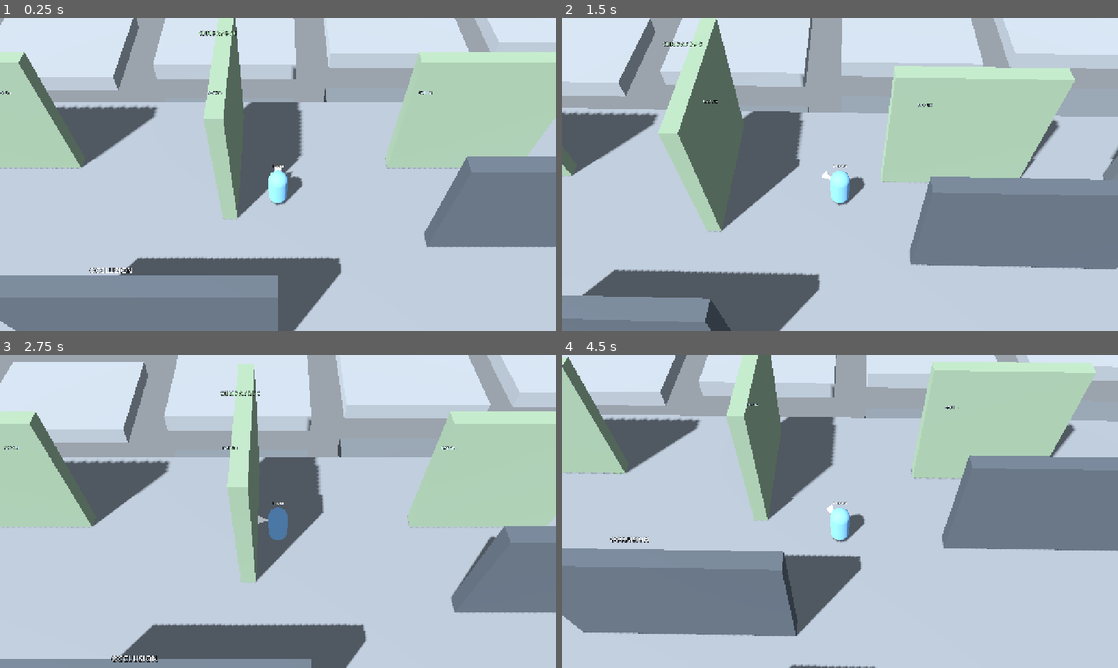
Above: before the commit, frames 1-4 (two rows, left to right).
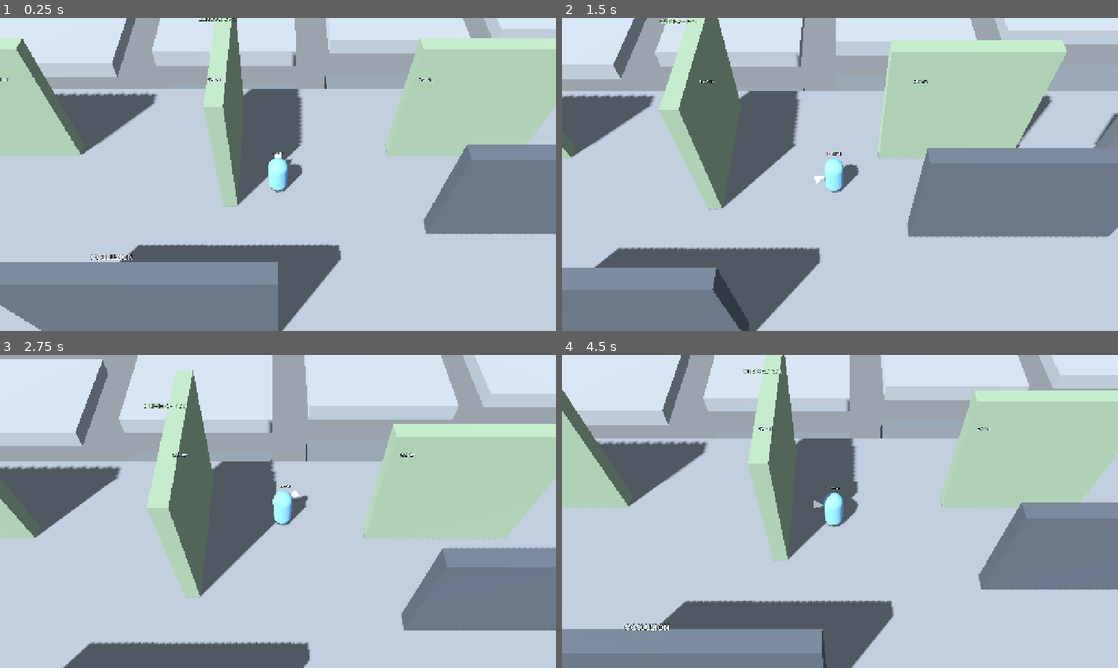
Above: after the commit, the same moments.

Repository: k3vin7/personalized_RPG
Game: Godot game, scene res://scenes/playground.tscn
Two runs of this game, one before a commit and one after it. Both use one fixed random seed, a clock stepped at 60 frames per second and the inputs below. This scene is started directly instead of the project's main scene.
Inputs (mouse positions are in pixels of both pictures, inside the frame that each line leads up to):
- Up to frame 1 (0.25 s): no input
- Up to frame 2 (1.5 s): move the mouse to (962, 158) at 0.52 s; hold Right mouse button (move_click) 0.53-1.28 s; move the mouse to (728, 190) at 1.27 s; right-click (728, 190) at 1.35 s
- Up to frame 3 (2.75 s): move the mouse to (333, 442) at 2.02 s; hold Right mouse button (move_click) from 2.03 s (still down)
- Up to frame 4 (4.5 s): move the mouse to (812, 574) at 2.77 s; release Right mouse button (move_click) at 2.78 s; right-click (812, 574) at 2.85 s; move the mouse to (1006, 558) at 3.52 s; hold Right mouse button (move_click) 3.53-4.28 s; move the mouse to (673, 464) at 4.27 s; right-click (673, 464) at 4.35 s

The runs differ from the first frame. In frame 1, 21% of the frame differs, in the area x 0-100%, y 0-100%; in frame 2, 36%; in frame 3, 42%; in frame 4, 55%.

Commit message:
단계 1 수정: 쿼터뷰 카메라를 고정 회전으로 변경 (이동 중 각도가 변하던 문제)

Diff:
--- a/project.godot
+++ b/project.godot
@@ -1,6 +1,10 @@
 ; Engine configuration file.
-; Physics playground. See 물리_놀이터_작업지시서.md for the work order this
-; project follows.
+; It's best edited using the editor UI and not directly,
+; since the parameters that go here are not all obvious.
+;
+; Format:
+;   [section] ; section goes between []
+;   param=value ; assign values to parameters
 
 config_version=5
 
@@ -71,8 +75,8 @@
 
 [physics]
 
+common/physics_ticks_per_second=120
 3d/physics_engine="Jolt Physics"
-common/physics_ticks_per_second=120
 
 [rendering]
 
--- a/scripts/camera/quarter_camera.gd
+++ b/scripts/camera/quarter_camera.gd
@@ -6,7 +6,6 @@
 
 const PITCH_DEGREES := 55.0
 const DISTANCE := 18.0
-const LOOK_HEIGHT := 0.9
 
 @export var follow_smoothing: float = 14.0
 
@@ -24,28 +23,29 @@
 	camera.far = 300.0
 	add_child(camera)
 	camera.current = true
-	# Straight along -Z and down by the pitch, so the view never rotates.
+	# Set once and never touched again. The work order calls for a view with no
+	# rotation: re-aiming at the character every frame would swing the angle
+	# with the follow lag, so the view would tilt whenever you started moving
+	# and settle back when you stopped.
 	var pitch := deg_to_rad(PITCH_DEGREES)
 	_offset = Vector3(0.0, sin(pitch), cos(pitch)) * DISTANCE
+	rotation = Vector3(-pitch, 0.0, 0.0)
 
 
 func set_target(value: Node3D) -> void:
 	target = value
 	if is_instance_valid(target):
 		global_position = target.global_position + _offset
-		_aim()
 
 
 func _process(delta: float) -> void:
 	if not is_instance_valid(target):
 		return
+	# Position only. The character drifts a little off centre while moving and
+	# recentres when it stops, which is the follow lag showing itself honestly
+	# rather than as a change of angle.
 	var wanted := target.global_position + _offset
 	global_position = global_position.lerp(wanted, 1.0 - exp(-follow_smoothing * delta))
-	_aim()
-
-
-func _aim() -> void:
-	look_at(target.global_position + Vector3.UP * LOOK_HEIGHT, Vector3.UP)
 
 
 # Horizontal, normalised. Used by wall face classification.
--- a/scripts/world/playground.gd
+++ b/scripts/world/playground.gd
@@ -135,6 +135,10 @@
 		print("PLAYGROUND_SMOKE_LOCAL missing")
 		return
 
+	# The view must not change angle between standing and moving.
+	var idle_rotation := local.camera.rotation
+	var idle_forward := local.camera.get_camera_flat_forward()
+
 	var home := local.global_position
 	var travelled := 0.0
 	var remote_travelled := 0.0
@@ -153,6 +157,10 @@
 		multiplayer.get_unique_id(), travelled, Player.State.keys()[local.state]])
 	print("PLAYGROUND_SMOKE_REMOTE peer=%d remote_travelled=%.2f" % [
 		multiplayer.get_unique_id(), remote_travelled])
+	print("PLAYGROUND_SMOKE_CAMERA moving_rotation_delta=%.4f forward_delta=%.4f pitch=%.1f" % [
+		(local.camera.rotation - idle_rotation).length(),
+		(local.camera.get_camera_flat_forward() - idle_forward).length(),
+		rad_to_deg(-local.camera.rotation.x)])
 
 	# A target on the far side of a gap is unreachable: the navigation mesh does
 	# not bridge it, so the body must stop on this side rather than walk out.
